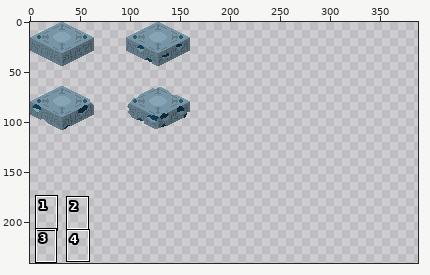
One commit to this pixel-art file: game-off-2025-waves/scenes/big_spritesheet.aseprite. Above, an overview of the earlier version with the close-up marked.
Close-up. Before:
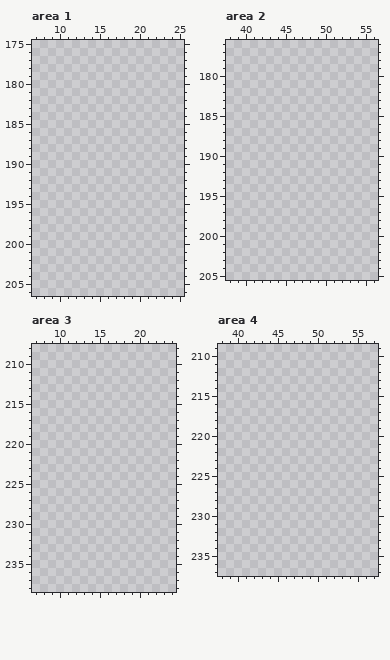
640x544 pixels, 1 frame. Shown: area 1: x 7..25, y 175..206; area 2: x 38..56, y 176..205; area 3: x 7..24, y 208..238; area 4: x 38..57, y 209..237. The wide view leaves out empty margins. The commit also changed other parts of the picture, which this record leaves out.
Now the later version:
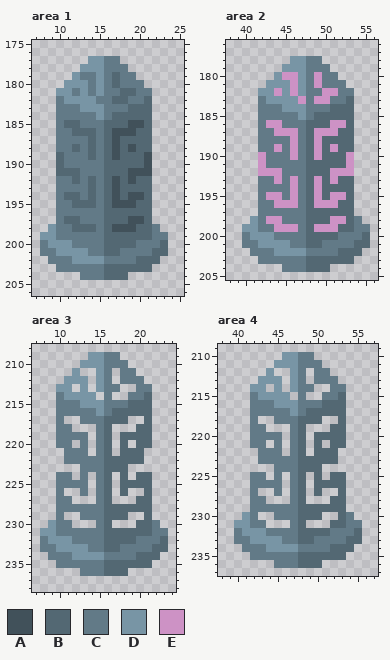
Palette (. is transparent): A #41515a  B #536873  C #627a87  D #7895a5  E #cd92c5
Change:
--- area 1
@@ x 7..25 @@
 176 ...................
-177 ...................
-178 ...................
-179 ...................
-180 ...................
-181 ...................
-182 ...................
-183 ...................
-184 ...................
-185 ...................
-186 ...................
-187 ...................
-188 ...................
-189 ...................
-190 ...................
-191 ...................
-192 ...................
-193 ...................
-194 ...................
-195 ...................
-196 ...................
-197 ...................
-198 ...................
-199 ...................
-200 ...................
-201 ...................
-202 ...................
-203 ...................
-204 ...................
+177 .......DDCC........
+178 ......DDDCCC.......
+179 .....DCCDCBCC......
+180 ....DDDCDCBCCC.....
+181 ...DDCDCDCCBBCC....
+182 ...CDDDDCCBBCCB....
+183 ...CCCDDDCCCBBB....
+184 ...CCCCCDCBBBBB....
+185 ...CBBCCCBBBAAB....
+186 ...CCBBBCBAAABB....
+187 ...CCCCBCBABBBB....
+188 ...CCBCBCBABABB....
+189 ...BCCCBCBABBBA....
+190 ...BCCCCCBBBBBA....
+191 ...BBBCCCBBBAAA....
+192 ...CCBCBCBABABB....
+193 ...CCCCBCBABBBB....
+194 ...CBBCBCBABAAB....
+195 ...CCBBBCBAAABB....
+196 ...CCCCCCBBBBBB....
+197 ...CBBCCCBBBAAB....
+198 ..DCCBBBCBAAABBC...
+199 .DDCCCCCCBBBBBBCC..
+200 .CDDDCCCCBBBBCCCB..
+201 .CCDDDDCCBBCCCCBB..
+202 ..CCCDDDDCCCCBBB...
+203 ...CCCCCCBBBBBB....
+204 ......CCCBBB.......
 205 ...................
--- area 2
@@ x 38..56 @@
 177 ...................
-178 ...................
-179 ...................
-180 ...................
-181 ...................
-182 ...................
-183 ...................
-184 ...................
-185 ...................
-186 ...................
-187 ...................
-188 ...................
-189 ...................
-190 ...................
-191 ...................
-192 ...................
-193 ...................
-194 ...................
-195 ...................
-196 ...................
-197 ...................
-198 ...................
-199 ...................
-200 ...................
-201 ...................
-202 ...................
-203 ...................
-204 ...................
+178 ........DDCC.......
+179 .......DDDCCC......
+180 ......DEEDCECC.....
+181 .....DDDEDCECCC....
+182 ....DDEDEDCCEECC...
+183 ....CDDDDECEECCB...
+184 ....CCCDDDCCCBBB...
+185 ....CCCCCDCBBBBB...
+186 ....CEECCCBBBEEB...
+187 ....CCEEECBEEEBB...
+188 ....CCCCECBEBBBB...
+189 ....CCECECBEBEBB...
+190 ....ECCCECBEBBBE...
+191 ....ECCCCCBBBBBE...
+192 ....EEECCCBBBEEE...
+193 ....CCECECBEBEBB...
+194 ....CCCCECBEBBBB...
+195 ....CEECECBEBEEB...
+196 ....CCEEECBEEEBB...
+197 ....CCCCCCBBBBBB...
+198 ...DCEECCCBBBEEBC..
+199 ..DDCCEEECBEEEBBCC.
+200 ..CDDDCCCCBBBBCCCB.
+201 ..CCDDDDCCBBCCCCBB.
+202 ...CCCDDDDCCCCBBB..
+203 ....CCCCCCBBBBBB...
+204 .......CCCBBB......
 205 ...................
--- area 3
@@ x 7..24 @@
 208 ..................
-209 ..................
-210 ..................
-211 ..................
-212 ..................
-213 ..................
-214 ..................
-215 ..................
-216 ..................
-217 ..................
-218 ..................
-219 ..................
-220 ..................
-221 ..................
-222 ..................
-223 ..................
-224 ..................
-225 ..................
-226 ..................
-227 ..................
-228 ..................
-229 ..................
-230 ..................
-231 ..................
-232 ..................
-233 ..................
-234 ..................
-235 ..................
-236 ..................
+209 .......DDCC.......
+210 ......DDDCCC......
+211 .....D..DC.CC.....
+212 ....DDD.DC.CCC....
+213 ...DD.D.DCC..CC...
+214 ...CDDDD.C..CCB...
+215 ...CCCDDDCCCBBB...
+216 ...CCCCCDCBBBBB...
+217 ...C..CCCBBB..B...
+218 ...CC...CB...BB...
+219 ...CCCC.CB.BBBB...
+220 ...CC.C.CB.B.BB...
+221 ....CCC.CB.BBB....
+222 ....CCCCCBBBBB....
+223 ......CCCBBB......
+224 ...CC.C.CB.B.BB...
+225 ...CCCC.CB.BBBB...
+226 ...C..C.CB.B..B...
+227 ...CC...CB...BB...
+228 ...CCCCCCBBBBBB...
+229 ...C..CCCBBB..B...
+230 ..DCC...CB...BBC..
+231 .DDCCCCCCBBBBBBCC.
+232 .CDDDCCCCBBBBCCCB.
+233 .CCDDDDCCBBCCCCBB.
+234 ..CCCDDDDCCCCBBB..
+235 ...CCCCCCBBBBBB...
+236 ......CCCBBB......
 237 ..................
--- area 4
@@ x 38..57 @@
 209 ....................
-210 ....................
-211 ....................
-212 ....................
-213 ....................
-214 ....................
-215 ....................
-216 ....................
-217 ....................
-218 ....................
-219 ....................
-220 ....................
-221 ....................
-222 ....................
-223 ....................
-224 ....................
-225 ....................
-226 ....................
-227 ....................
-228 ....................
-229 ....................
-230 ....................
-231 ....................
-232 ....................
-233 ....................
-234 ....................
-235 ....................
-236 ....................
+210 ........DDCC........
+211 .......DDDCCC.......
+212 ......D..DC.CC......
+213 .....DDD.DC.CCC.....
+214 ....DD.D.DCC..CC....
+215 ....CDDDD.C..CCB....
+216 ....CCCDDDCCCBBB....
+217 ....CCCCCDCBBBBB....
+218 ....C..CCCBBB..B....
+219 ....CC...CB...BB....
+220 ....CCCC.CB.BBBB....
+221 ....CC.C.CB.B.BB....
+222 .....CCC.CB.BBB.....
+223 .....CCCCCBBBBB.....
+224 .......CCCBBB.......
+225 ....CC.C.CB.B.BB....
+226 ....CCCC.CB.BBBB....
+227 ....C..C.CB.B..B....
+228 ....CC...CB...BB....
+229 ....CCCCCCBBBBBB....
+230 ...DC..CCCBBB..BC...
+231 ..DDCC...CB...BBCC..
+232 ..CDDDCCCCBBBBCCCB..
+233 ..CCDDDDCCBBCCCCBB..
+234 ...CCCDDDDCCCCBBB...
+235 ....CCCCCCBBBBBB....
+236 .......CCCBBB.......
 237 ....................
Boxes around the changes in both close-ups, in picture pixels (x1, y1, x2, y2):
added: (40, 56, 168, 280)
added: (242, 56, 370, 272)
added: (40, 352, 168, 576)
added: (234, 352, 362, 568)
